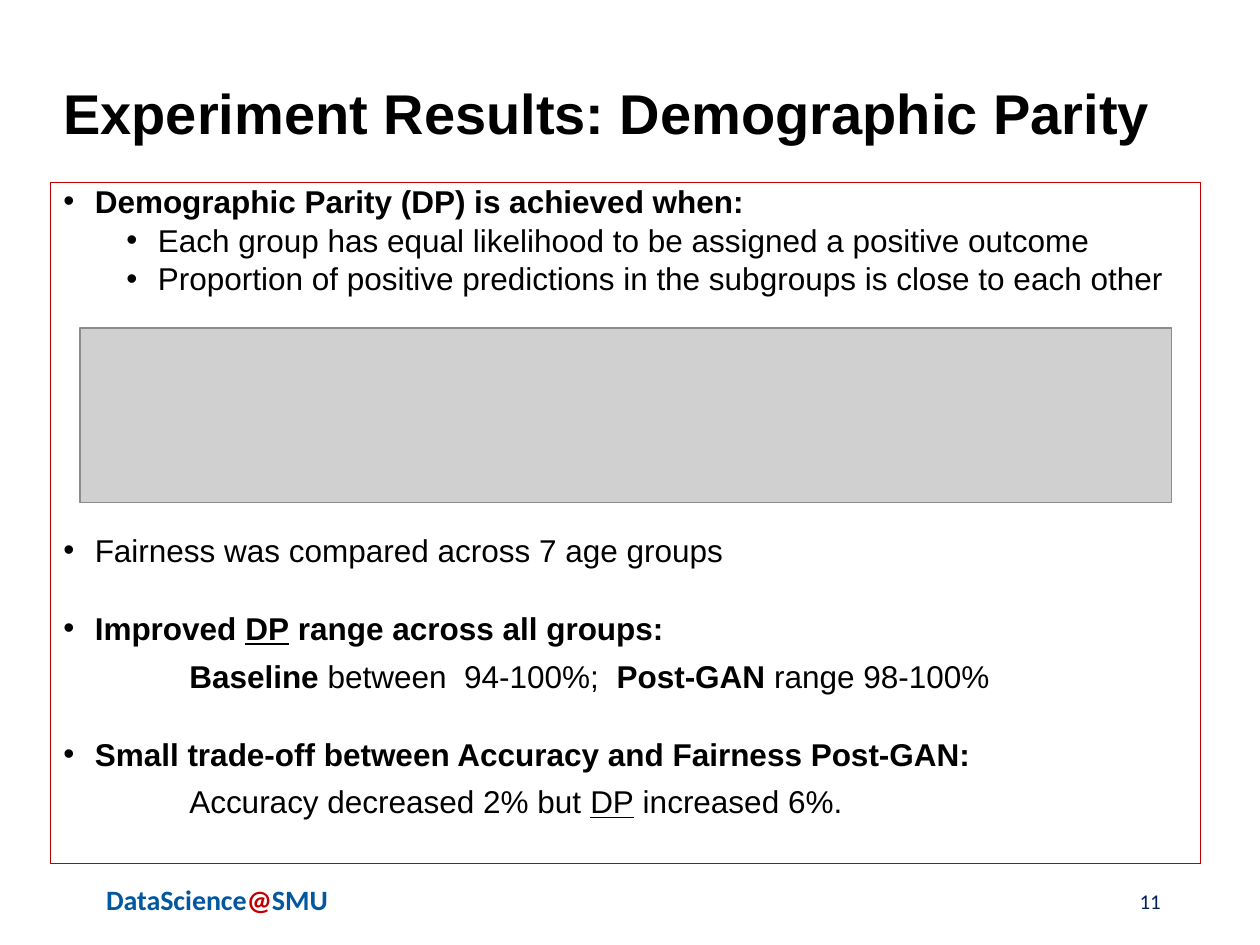
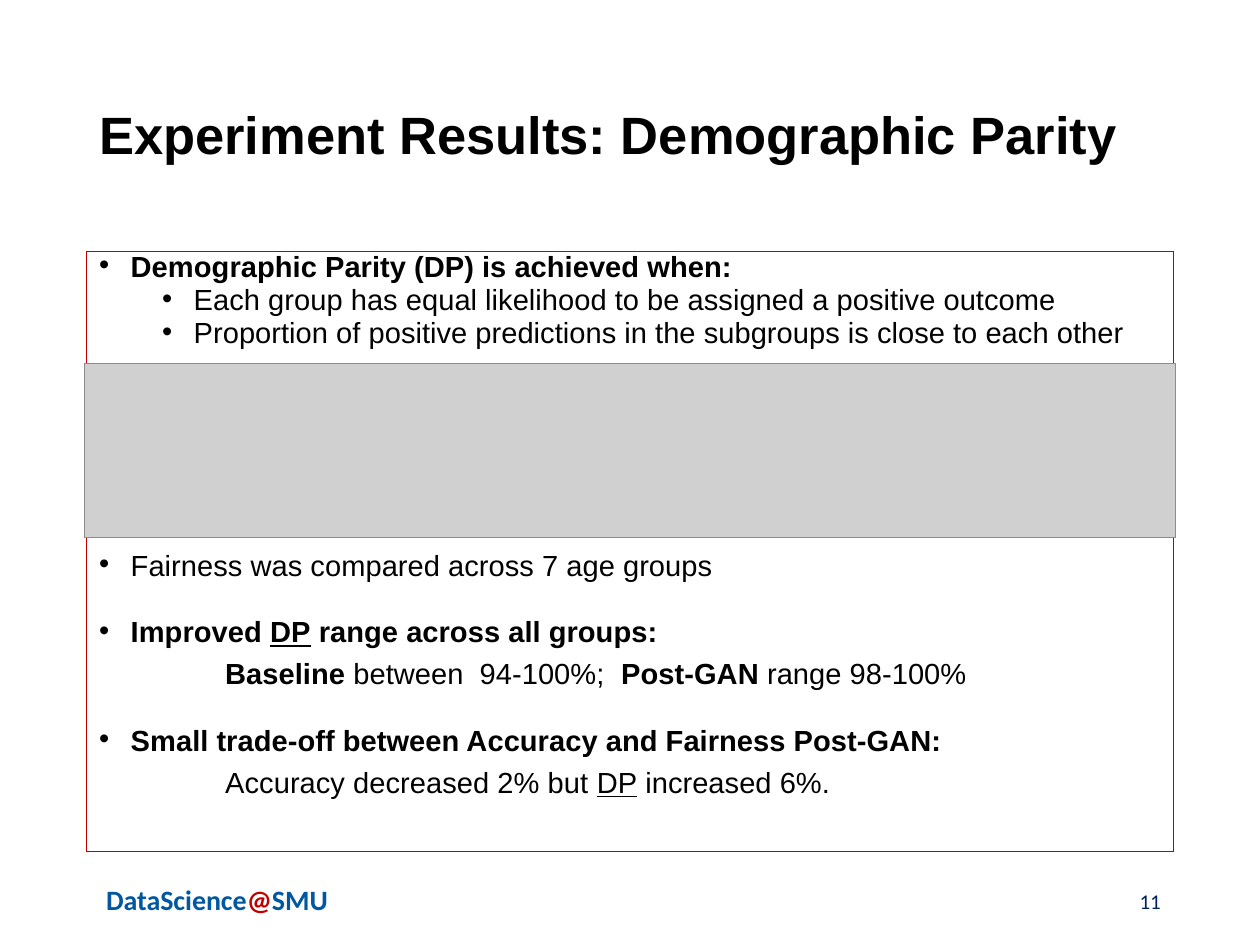
Before and after one commit to skhayden/Reducing-Age-Bias-in-Machine-Learning-An-Algorithmic-Approach, a slide deck: slide 11 of Hayden_deAlford_Wittlin_AdversarialBiasPresentationFINAL7.17.20.pptx. Drawn at 1260x945 pixels with LibreOffice and Linux fonts; fonts in the diff are those of the drawing; grey boxes stand for pictures; background and template pictures are left out. Boxes give left, top, right and bottom in pixels: in the first picture for what was removed or moved away, otherwise in the second. Text is boxed around its words. In the diff, an @@ line names an element or a change of style, - is before the commit and + after.

```diff
--- a/Hayden_deAlford_Wittlin_AdversarialBiasPresentationFINAL7.17.20.pptx
+++ b/Hayden_deAlford_Wittlin_AdversarialBiasPresentationFINAL7.17.20.pptx
@@ title "Experiment Results: Demographic Parity": place and size @@
-title "Experiment Results: Demographic Parity" at (63, 93, 1149, 145)
+title "Experiment Results: Demographic Parity" at (99, 116, 1117, 165)
@@ title "Experiment Results: Demographic Parity" at (99, 116, 1117, 165): size 32 to 30 pt @@
@@ text "Demographic Parity (DP) is achieved ...": place and size @@
-text "Demographic Parity (DP) is achieved ..." at (50, 183, 1201, 863)
+text "Demographic Parity (DP) is achieved ..." at (87, 252, 1173, 852)
@@ text "Demographic Parity (DP) is achieved ..." at (87, 252, 1173, 852): size 18 to 16.6 pt; line spacing 0.8 to 0.7 @@
@@ picture: place and size @@
-picture at (79, 328, 1171, 503)
+picture at (84, 363, 1176, 538)
```
Also in this commit, not shown: 2 other slides changed.
